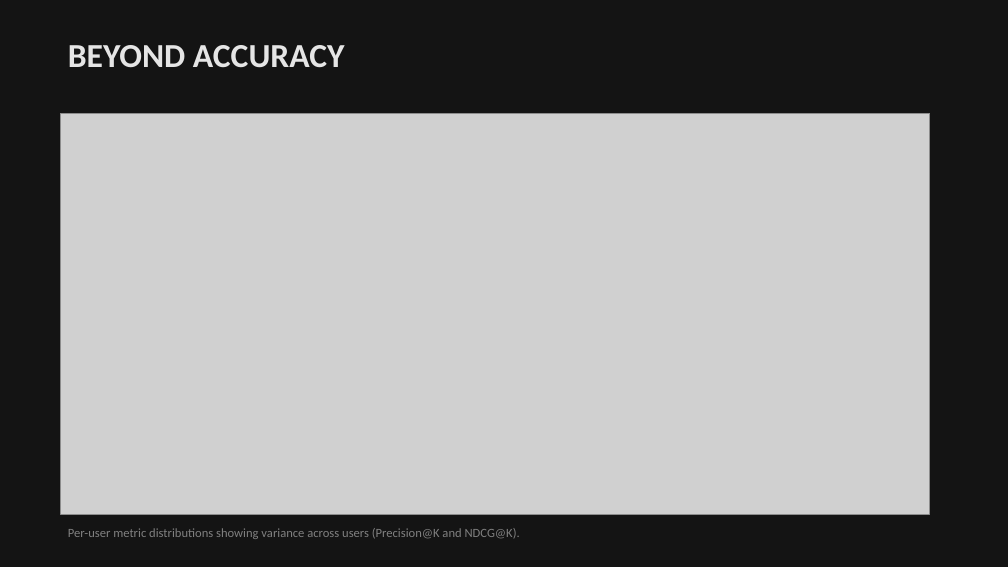
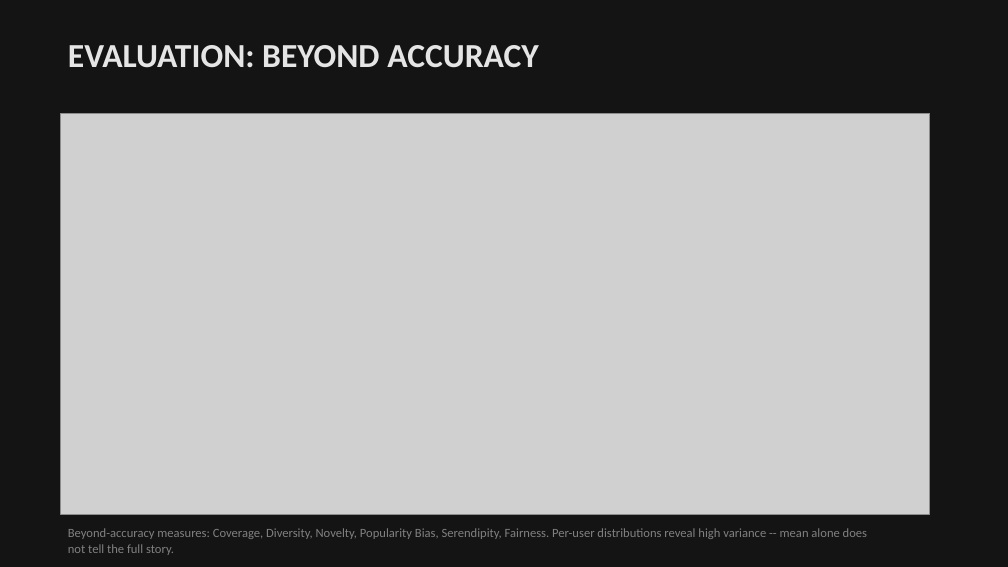
Before and after one commit to Thisisntevenmyfinale/cinematch, a slide deck: slide 11 of CineMatch_Presentation.pptx. Drawn at 1008x567 pixels with LibreOffice and Linux fonts; fonts in the diff are those of the drawing; grey boxes stand for pictures. Boxes give left, top, right and bottom in pixels: in the first picture for what was removed or moved away, otherwise in the second. Text is boxed around its words. In the diff, an @@ line names an element or a change of style, - is before the commit and + after.

```diff
--- a/CineMatch_Presentation.pptx
+++ b/CineMatch_Presentation.pptx
@@ text at [68,45,539,68]: text changed @@
-BEYOND ACCURACY
+EVALUATION: BEYOND ACCURACY
@@ text at [68,528,867,555]: text changed @@
-Per-user metric distributions showing variance across users (Precision@K and NDCG@K).
+Beyond-accuracy measures: Coverage, Diversity, Novelty, Popularity Bias, Serendipity, Fairness. Per-user distributions reveal high variance -- mean alone does not tell the full story.
```
Also in this commit, not shown: 11 other slides changed, 4 slides added, 1 other file.
